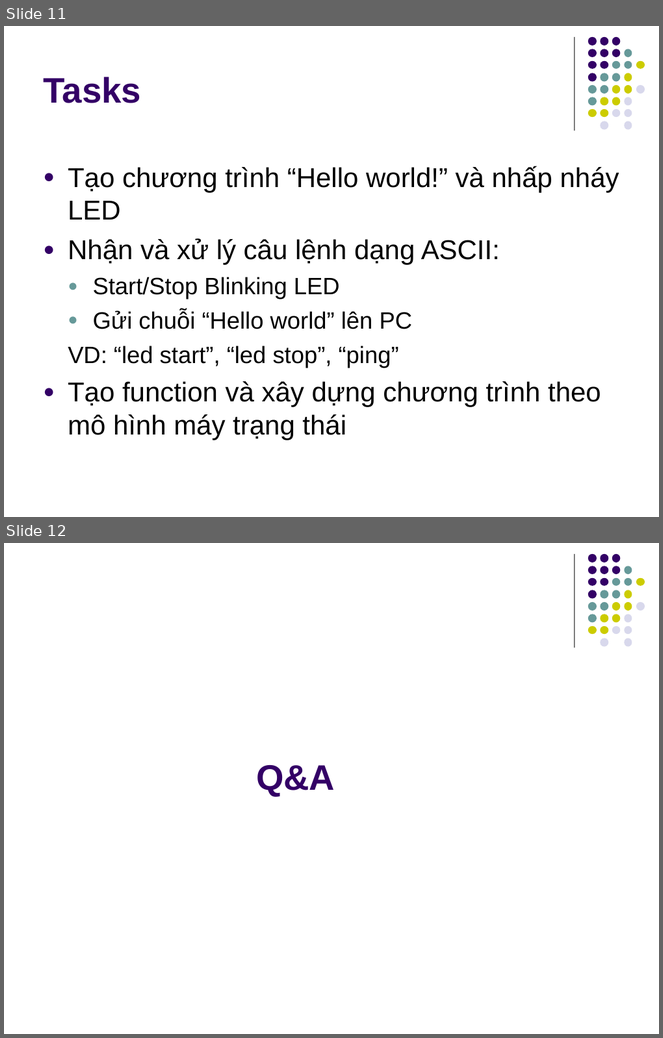
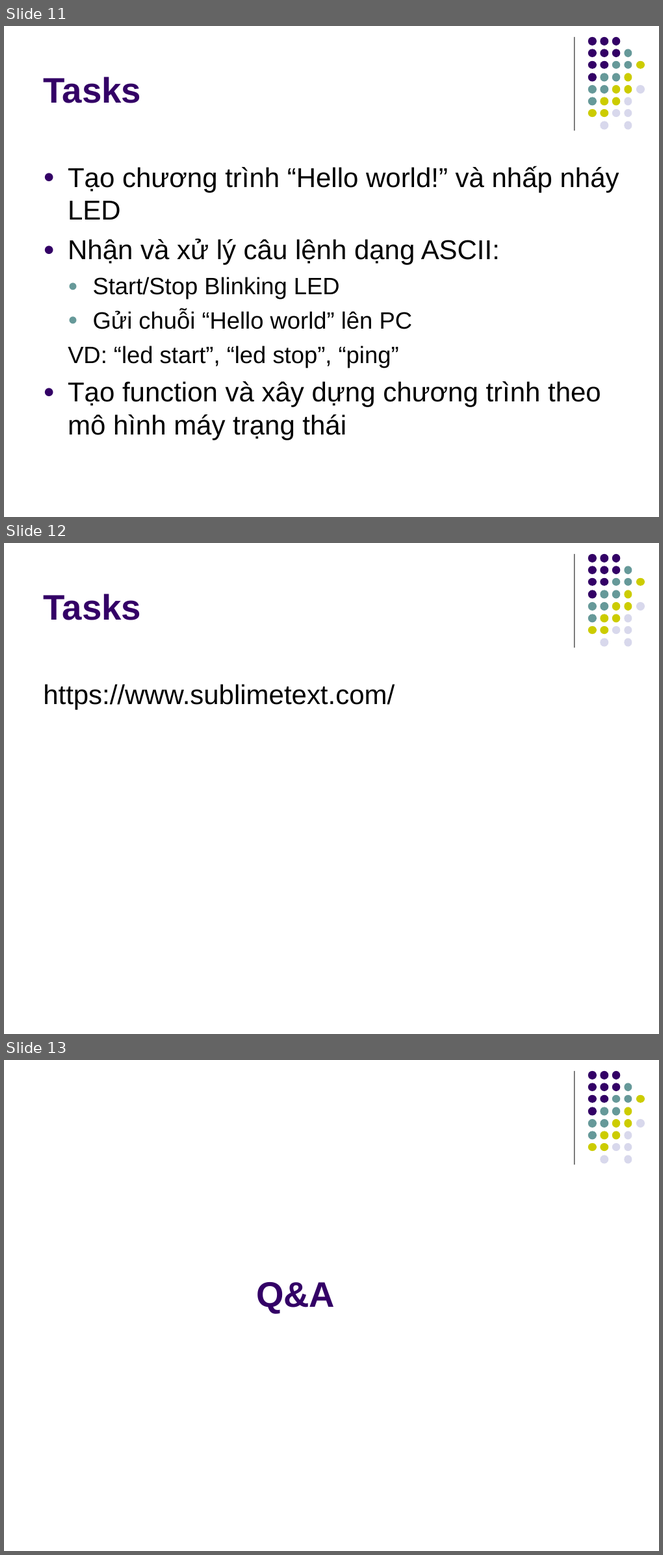
Before and after one commit to kmtekvn/hi-tech, a slide deck: slides/Buổi 1 - Giới thiệu.ppt. Shown one above the other, each under a label of ours: slides 11 and 12 before the commit, slides 11, 12 and 13 after it. The pictures are 663x1038 and 663x1555 pixels, drawn with LibreOffice and Linux fonts; fonts in the diff are those of the drawing. Boxes give left, top, right and bottom in pixels: in the first picture for what was removed or moved away, otherwise in the second. Text is boxed around its words. In the diff, an @@ line names an element or a change of style, - is before the commit and + after.

```diff
--- a/slides/Buổi 1 - Giới thiệu.ppt
+++ b/slides/Buổi 1 - Giới thiệu.ppt
@@ slide 12 added at bbox=[4, 543, 659, 1034], background #FFFFFF; not listed: 32 template elements that a slide beside it also shows @@
@@ title added at bbox=[43, 594, 141, 620], 39 pt, text #330066, bold @@
+Tasks
@@ text added at bbox=[43, 684, 395, 710], 30 pt, text #000000 @@
+https://www.sublimetext.com/
@@ what was slide 12 is now slide 13 @@
```
Also in this commit, not shown: 4 other files.
